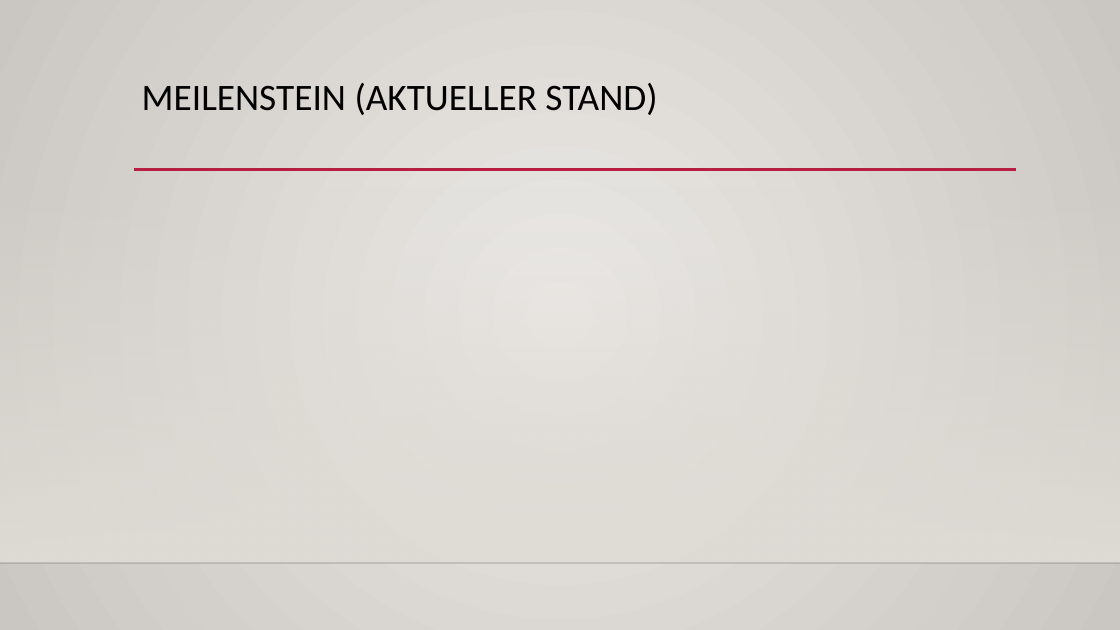
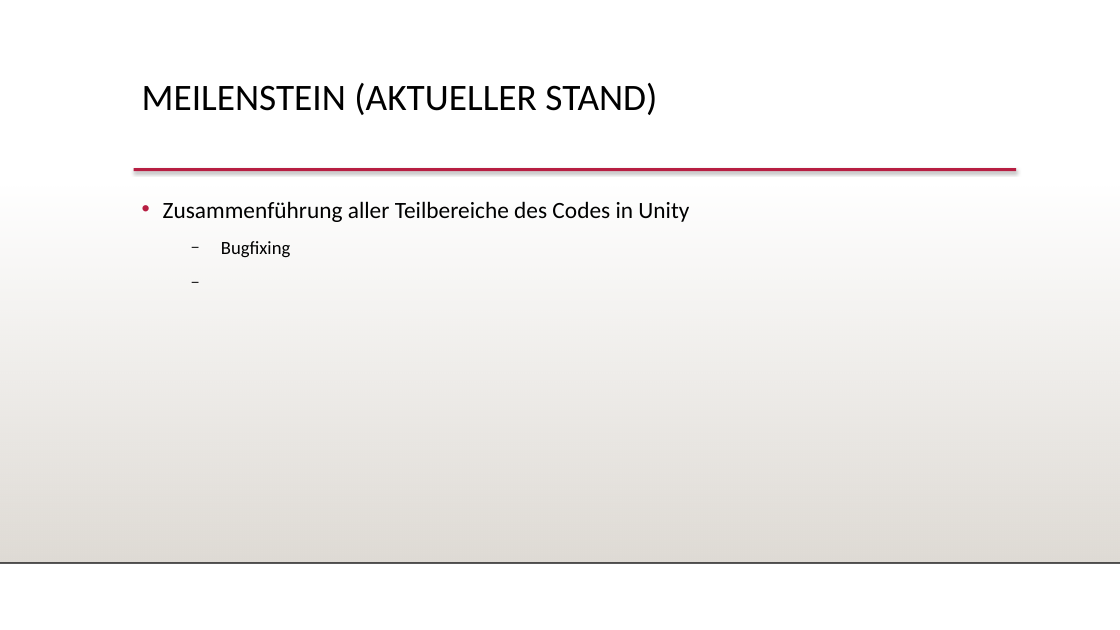
Before and after one commit to FeFi7/CarrierTracking, a slide deck: slide 7 of Dokumentation/MeilensteinPraesentation.pptx. Drawn at 1120x630 pixels with LibreOffice and Linux fonts; fonts in the diff are those of the drawing; background and template pictures are left out. Boxes give left, top, right and bottom in pixels: in the first picture for what was removed or moved away, otherwise in the second. Text is boxed around its words. In the diff, an @@ line names an element or a change of style, - is before the commit and + after.

Commit message:
update Meilenstein

```diff
--- a/Dokumentation/MeilensteinPraesentation.pptx
+++ b/Dokumentation/MeilensteinPraesentation.pptx
@@ background gradient #ECEAE7 to #CAC7C1 to #FFFFFF @@
@@ line (134, 170) - (1017, 170): stroke #B71E42 2.5 pt to #B71E42 2.49 pt @@
@@ text added at <box>163,201,689,258</box>, 20 pt, text #000000 @@
+• Zusammenführung aller Teilbereiche des Codes in Unity
+  − Bugfixing
@@ line (0, 563) - (1120, 563): stroke #000001 1 pt to #000001 0.99 pt @@
```
Also in this commit, not shown: 7 other slides changed.
